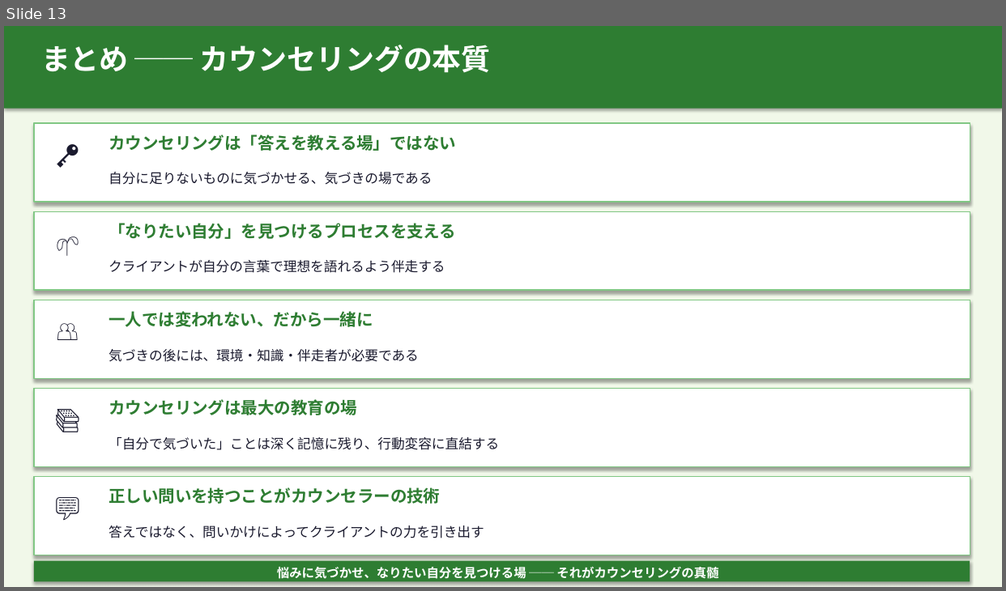
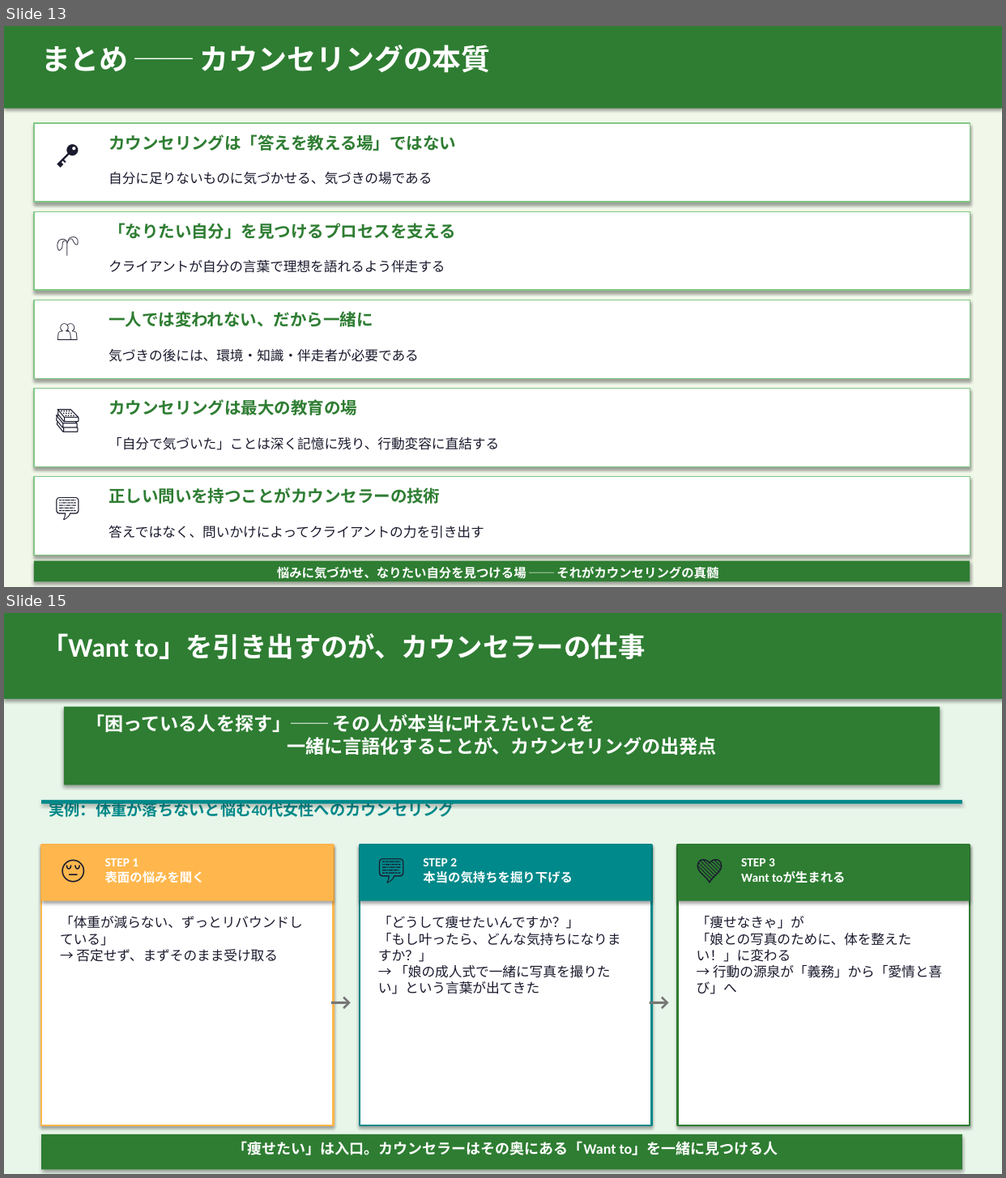
Before and after one commit to kiri-gohan/kiri-gohan, a slide deck: ファスティング指導士_カウンセリング講義スライド.pptx. Shown one above the other, each under a label of ours: slide 13 before the commit, slides 13 and 15 after it; the slides between them are not shown. The pictures are 1006x591 and 1006x1178 pixels, drawn with LibreOffice and Linux fonts; fonts in the diff are those of the drawing. Boxes give left, top, right and bottom in pixels: in the first picture for what was removed or moved away, otherwise in the second. Text is boxed around its words. In the diff, an @@ line names an element or a change of style, - is before the commit and + after.

```diff
--- a/ファスティング指導士_カウンセリング講義スライド.pptx
+++ b/ファスティング指導士_カウンセリング講義スライド.pptx
@@ slide 15 added at (4, 613, 1002, 1174), background #FFFFFF @@
@@ rectangle added at (4, 613, 1002, 1174), fill #E8F5E9 @@
@@ rectangle added at (4, 613, 1002, 699), fill #2E7D32 @@
@@ text added at (41, 633, 646, 659), 26 pt, text #FFFFFF, bold @@
+「Want to」を引き出すのが、カウンセラーの仕事
@@ rectangle added at (64, 707, 940, 786), fill #2E7D32 @@
@@ text added at (86, 714, 717, 755), 18 pt, text #FFFFFF, bold @@
+「困っている人を探す」── その人が本当に叶えたいことを
+一緒に言語化することが、カウンセリングの出発点
@@ rectangle added at (41, 800, 962, 804), fill #00898A @@
@@ text added at (49, 800, 454, 820), 15 pt, text #00898A, bold @@
+実例：体重が落ちないと悩む40代女性へのカウンセリング
@@ rectangle added at (41, 845, 334, 1126), fill #FFFFFF, outline #FFB74D 2 pt @@
@@ rectangle added at (41, 845, 334, 901), fill #FFB74D @@
@@ text added at (45, 849, 101, 897), 26 pt, text #1A1A2E @@
+😔
@@ rectangle added at (360, 845, 651, 1126), fill #FFFFFF, outline #00898A 2 pt @@
@@ rectangle added at (360, 845, 651, 901), fill #00898A @@
@@ text added at (364, 849, 420, 897), 26 pt, text #1A1A2E @@
+💬
@@ rectangle added at (678, 845, 970, 1126), fill #FFFFFF, outline #2E7D32 2 pt @@
@@ rectangle added at (678, 845, 970, 901), fill #2E7D32 @@
@@ text added at (681, 849, 738, 897), 26 pt, text #1A1A2E @@
+💚
@@ text added at (105, 858, 205, 884), 12 pt, text #FFFFFF, bold @@
+STEP 1
+表面の悩みを聞く
@@ text added at (423, 858, 573, 884), 12 pt, text #FFFFFF, bold @@
+STEP 2
+本当の気持ちを掘り下げる
@@ text added at (741, 858, 845, 883), 12 pt, text #FFFFFF, bold @@
+STEP 3
+Want toが生まれる
@@ text added at (60, 916, 303, 962), 13 pt, text #1A1A2E @@
+「体重が減らない、ずっとリバウンドしている」
+→ 否定せず、まずそのまま受け取る
@@ text added at (378, 916, 621, 995), 13 pt, text #1A1A2E @@
+「どうして痩せたいんですか？」
+「もし叶ったら、どんな気持ちになりますか？」
+→ 「娘の成人式で一緒に写真を撮りたい」という言葉が出てきた
@@ text added at (697, 916, 942, 995), 13 pt, text #1A1A2E @@
+「痩せなきゃ」が
+「娘との写真のために、体を整えたい！」に変わる
+→ 行動の源泉が「義務」から「愛情と喜び」へ
@@ text added at (322, 983, 360, 1021), 22 pt, text #757575, bold @@
+→
@@ text added at (641, 983, 678, 1021), 22 pt, text #757575, bold @@
+→
@@ rectangle added at (41, 1135, 962, 1170), fill #2E7D32 @@
@@ text added at (233, 1141, 778, 1156), 14 pt, text #FFFFFF, bold @@
+「痩せたい」は入口。カウンセラーはその奥にある「Want to」を一緒に見つける人
```
Also in this commit, not shown: 1 other slide added, 1 other file.
